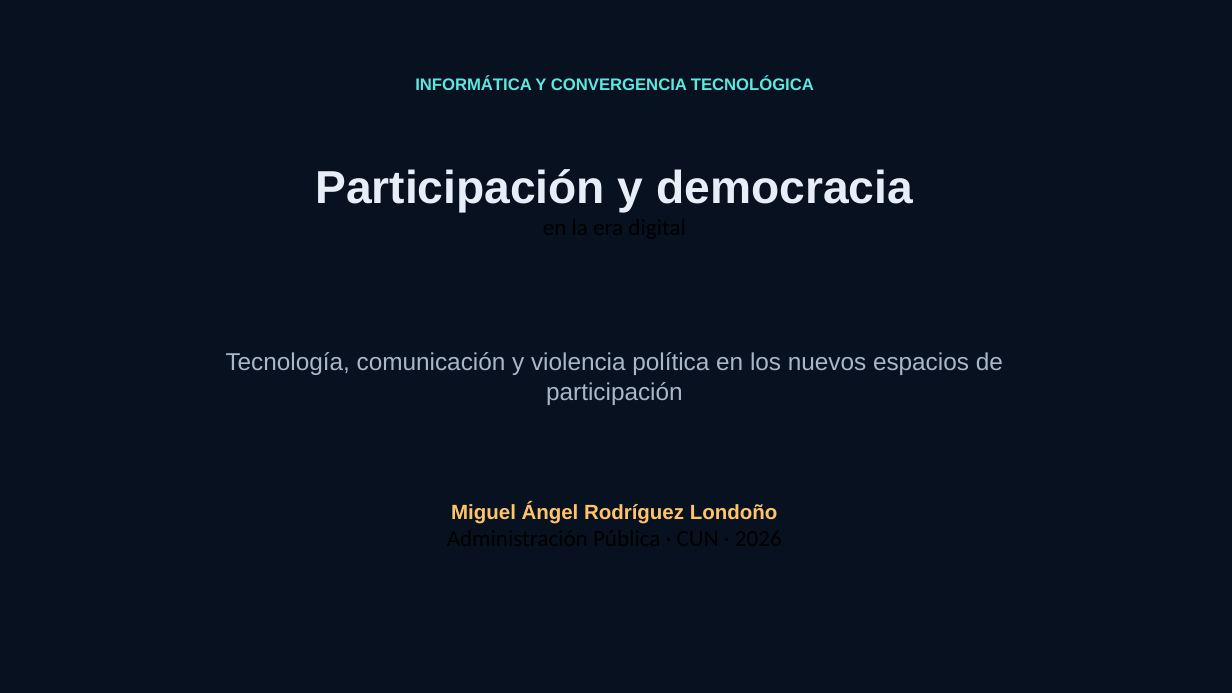
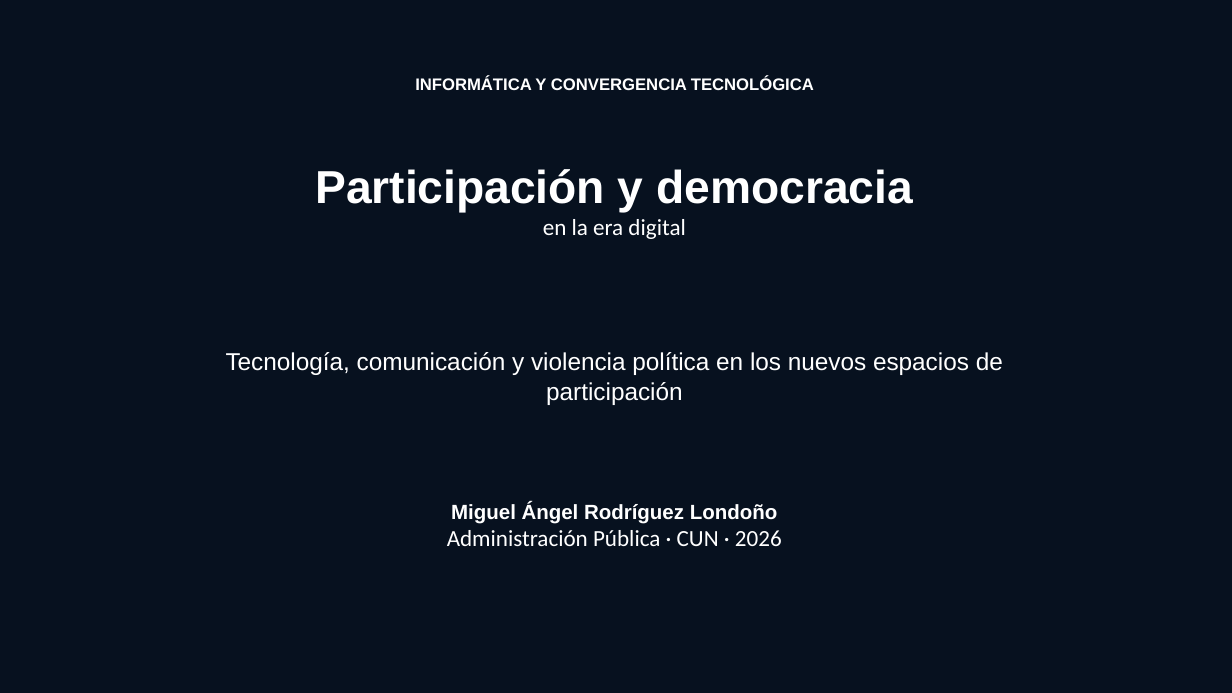
Before and after one commit to developer1335/universidad, a slide deck: slide 1 of presentacion-proyecto.pptx. Drawn at 1232x693 pixels with LibreOffice and Linux fonts; fonts in the diff are those of the drawing. Boxes give left, top, right and bottom in pixels: in the first picture for what was removed or moved away, otherwise in the second. Text is boxed around its words. In the diff, an @@ line names an element or a change of style, - is before the commit and + after.

```diff
--- a/presentacion-proyecto.pptx
+++ b/presentacion-proyecto.pptx
@@ text "INFORMÁTICA Y CONVERGENCIA TECNOLÓGICA" at (415,77,814,90): text colour #5EE7DF to #FFFFFF @@
@@ text "Participación y democracia en la ..." at (315,169,913,239): text colour #E8EEF7 to #FFFFFF in "Participación y democracia"; text colour #000000 to #FFFFFF in "en la era digital" @@
@@ text "Tecnología, comunicación y violencia política ..." at (226,352,1003,405): text colour #A9B7CA to #FFFFFF @@
@@ text "Miguel Ángel Rodríguez Londoño Administración ..." at (447,503,782,546): text colour #FFC36B to #FFFFFF in "Miguel Ángel Rodríguez Londoño"; text colour #000000 to #FFFFFF in "Administración Pública · CUN · 2026" @@
```
